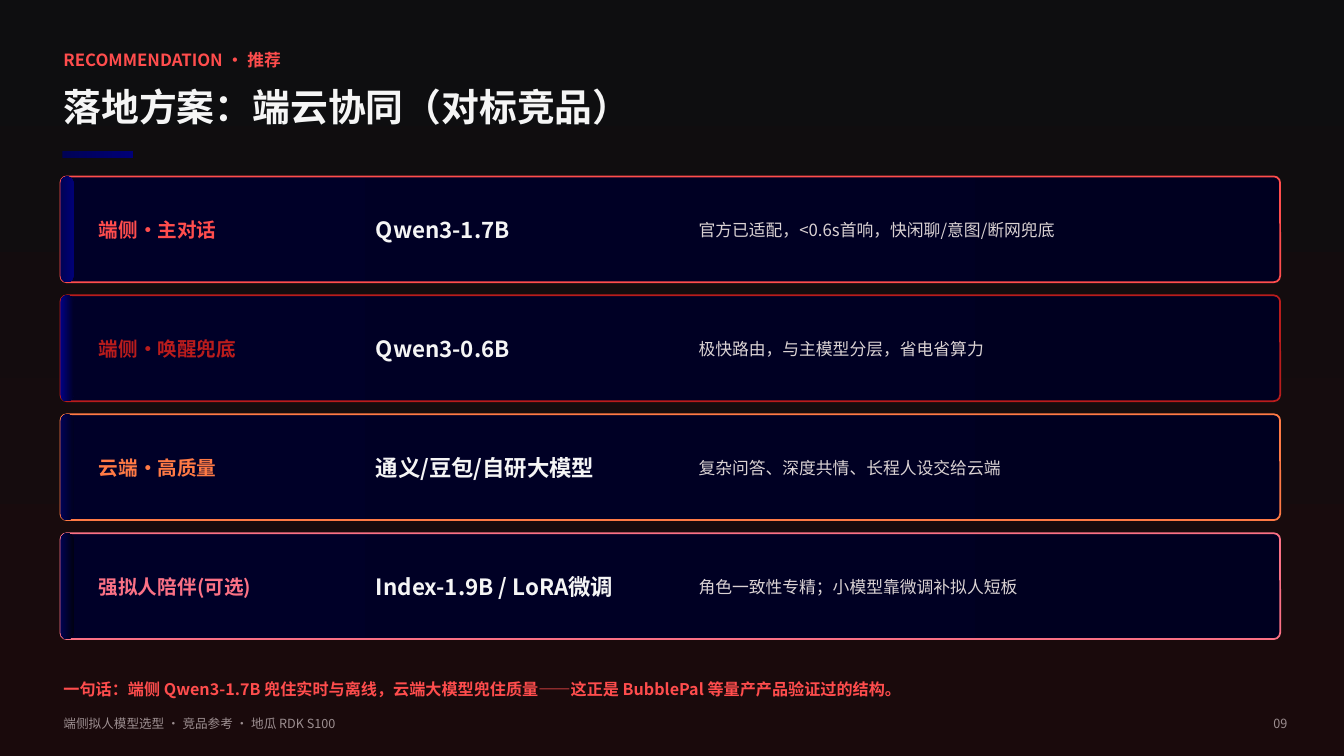
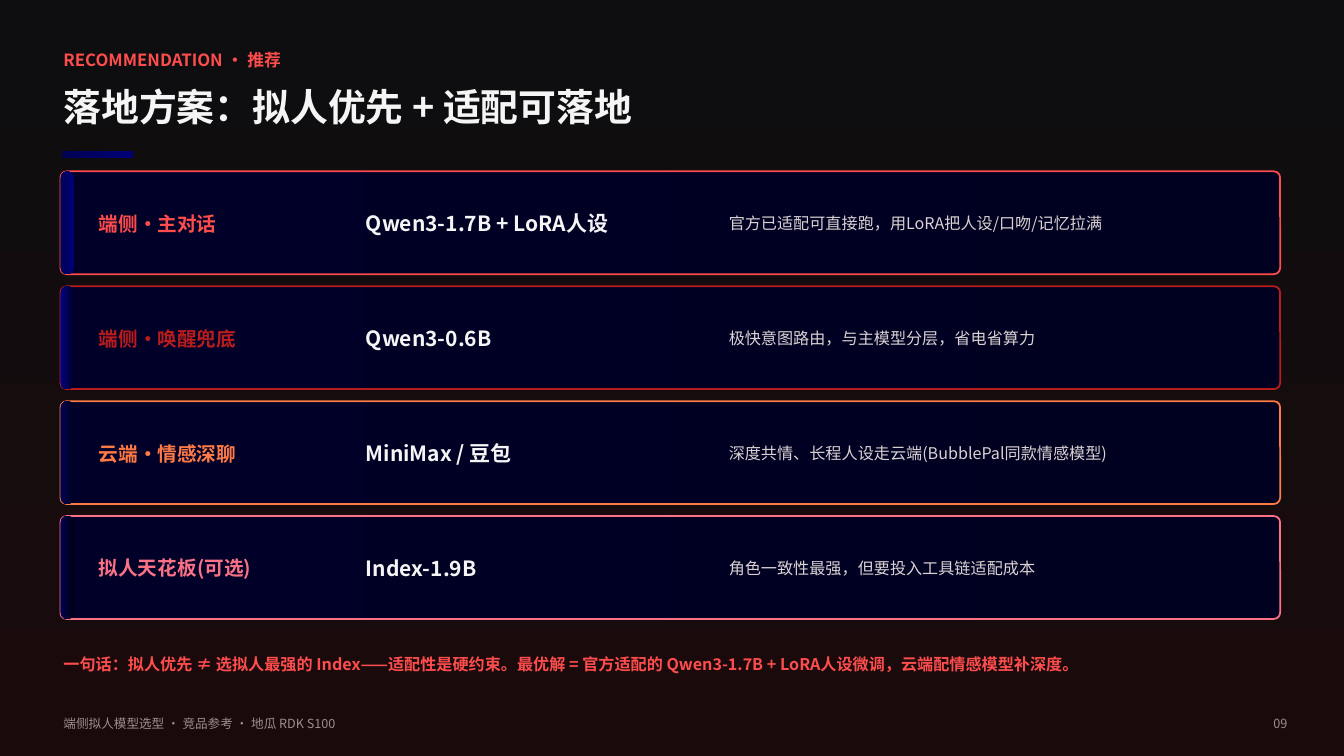
Before and after one commit to misswang122727-gif/misswanng122727-gif, a slide deck: slide 9 of 人形机器人端侧拟人模型选型对比-红黑.pptx. Drawn at 1344x756 pixels with LibreOffice and Linux fonts; fonts in the diff are those of the drawing. Boxes give left, top, right and bottom in pixels: in the first picture for what was removed or moved away, otherwise in the second. Text is boxed around its words. In the diff, an @@ line names an element or a change of style, - is before the commit and + after.

```diff
--- a/人形机器人端侧拟人模型选型对比-红黑.pptx
+++ b/人形机器人端侧拟人模型选型对比-红黑.pptx
@@ text at <box>63,88,632,125</box>: text changed @@
-落地方案：端云协同（对标竞品）
+落地方案：拟人优先 + 适配可落地
@@ 2 rounded rectangles, 1 text: place and size @@
-2 rounded rectangles, 1 text at <box>60,176,1280,282</box>
+2 rounded rectangles, 1 text at <box>60,171,1280,274</box>
@@ text at <box>366,213,609,236</box>: text changed; size 16 to 15 pt @@
-Qwen3-1.7B
+Qwen3-1.7B + LoRA人设
@@ text at <box>729,215,1102,232</box>: text changed; size 12 to 11.5 pt @@
-官方已适配，<0.6s首响，快闲聊/意图/断网兜底
+官方已适配可直接跑，用LoRA把人设/口吻/记忆拉满
@@ 2 rounded rectangles, 1 text: place and size @@
-2 rounded rectangles, 1 text at <box>60,295,1280,401</box>
+2 rounded rectangles, 1 text at <box>60,286,1280,389</box>
@@ text "Qwen3-0.6B": place and size @@
-text "Qwen3-0.6B" at <box>376,340,510,362</box>
+text "Qwen3-0.6B" at <box>366,330,492,351</box>
@@ text "Qwen3-0.6B" at <box>366,330,492,351</box>: size 16 to 15 pt @@
@@ text at <box>729,330,1035,346</box>: text changed; size 12 to 11.5 pt @@
-极快路由，与主模型分层，省电省算力
+极快意图路由，与主模型分层，省电省算力
@@ text at <box>99,444,236,463</box>: text changed @@
-云端·高质量
+云端·情感深聊
@@ text at <box>366,443,512,463</box>: text changed; size 16 to 15 pt @@
-通义/豆包/自研大模型
+MiniMax / 豆包
@@ text at <box>729,445,1107,462</box>: text changed; size 12 to 11.5 pt @@
-复杂问答、深度共情、长程人设交给云端
+深度共情、长程人设走云端(BubblePal同款情感模型)
@@ 4 rounded rectangles: place and size @@
-4 rounded rectangles at <box>60,414,1280,639</box>
+4 rounded rectangles at <box>60,401,1280,619</box>
@@ text at <box>99,558,251,579</box>: text changed @@
-强拟人陪伴(可选)
+拟人天花板(可选)
@@ text at <box>366,559,477,577</box>: text changed; size 16 to 15 pt @@
-Index-1.9B / LoRA微调
+Index-1.9B
@@ text at <box>729,560,1035,576</box>: text changed; size 12 to 11.5 pt @@
-角色一致性专精；小模型靠微调补拟人短板
+角色一致性最强，但要投入工具链适配成本
@@ text at <box>63,656,1078,674</box>: text changed @@
-一句话：端侧 Qwen3-1.7B 兜住实时与离线，云端大模型兜住质量——这正是 BubblePal 等量产产品验证过的结构。
+一句话：拟人优先 ≠ 选拟人最强的 Index——适配性是硬约束。最优解 = 官方适配的 Qwen3-1.7B + LoRA人设微调，云端配情感模型补深度。
```
Also in this commit, not shown: 3 other slides changed, 2 other files.
